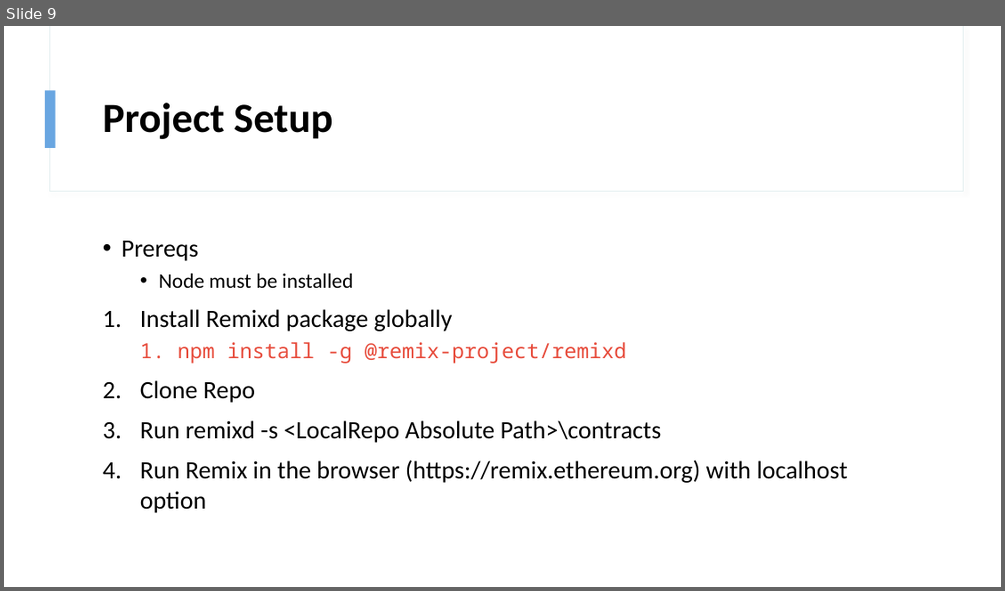
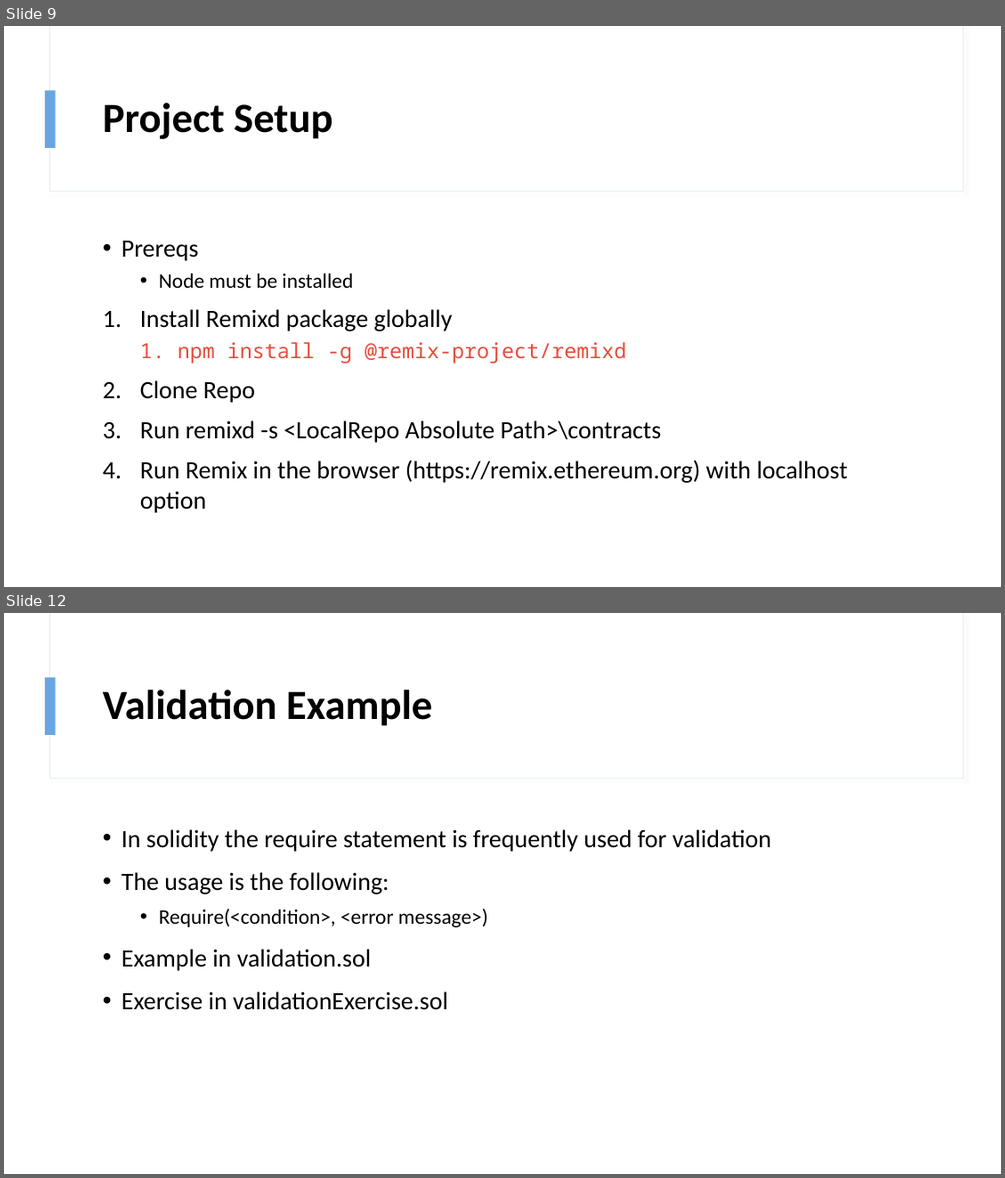
Before and after one commit to zmeghji/YourFirstERC20Token, a slide deck: Creating Your First ERC 20 Token!.pptx. Shown one above the other, each under a label of ours: slide 9 before the commit, slides 9 and 12 after it; the slides between them are not shown. The pictures are 1005x591 and 1005x1178 pixels, drawn with LibreOffice and Linux fonts; fonts in the diff are those of the drawing. Boxes give left, top, right and bottom in pixels: in the first picture for what was removed or moved away, otherwise in the second. Text is boxed around its words. In the diff, an @@ line names an element or a change of style, - is before the commit and + after.

Commit message:
added code examples +exercises

```diff
--- a/Creating Your First ERC 20 Token!.pptx
+++ b/Creating Your First ERC 20 Token!.pptx
@@ slide 12 added at bbox=[4, 613, 1001, 1174], background #FFFFFF; not listed: 3 template elements that a slide beside it also shows @@
@@ title added at bbox=[103, 690, 432, 726], 40 pt, text #000000, bold @@
+Validation Example
@@ text added at bbox=[121, 829, 771, 1010], 24 pt, text #000000 @@
+• In solidity the require statement is frequently used for validation
+• The usage is the following:
+  • Require(<condition>, <error message>)
+• Example in validation.sol
+• Exercise in validationExercise.sol
```
Also in this commit, not shown: 1 slide changed, 4 other slides added, 1 slide removed, 6 other files.
